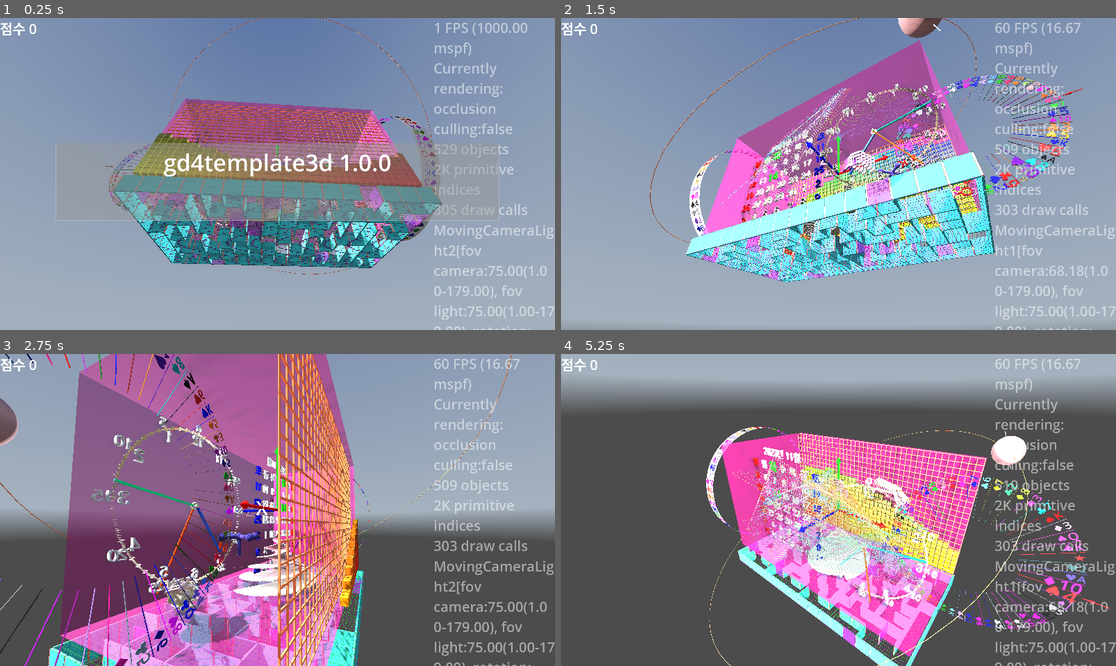
Above: before the commit, frames 1-4 (two rows, left to right).
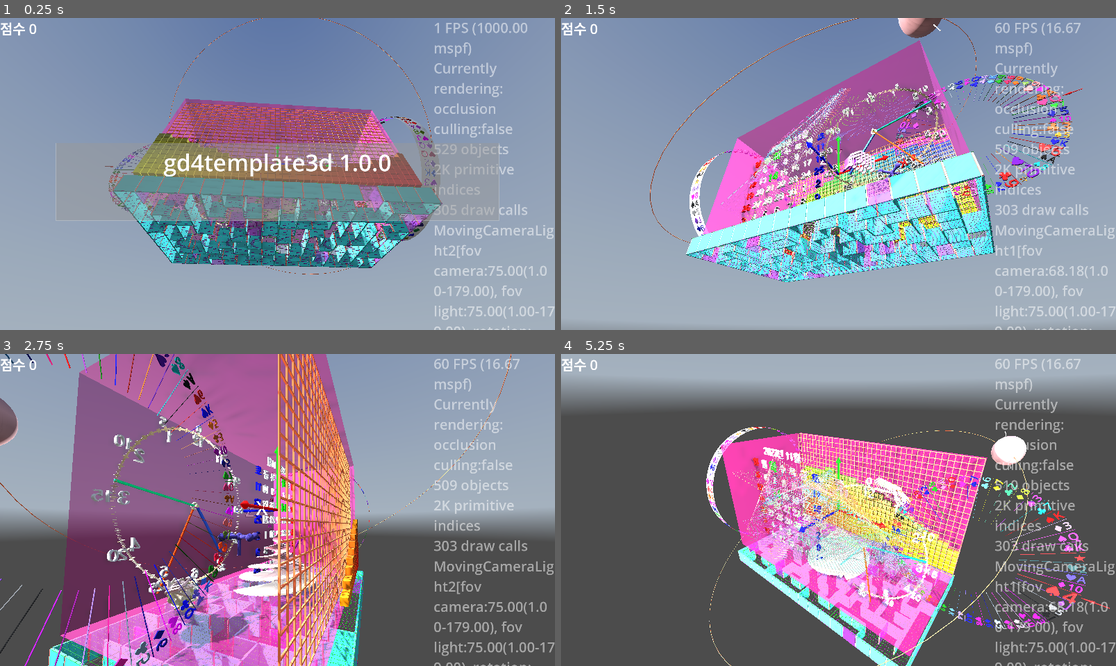
Above: after the commit, the same moments.

Repository: kasworld/gd4template3d
Game: Godot game, scene res://main.tscn
Two runs of this game, one before a commit and one after it. Both use one fixed random seed, a clock stepped at 60 frames per second and the inputs below. A sky picture missing from this copy of the repository is replaced by a grey-blue gradient.
Inputs (mouse positions are in pixels of both pictures, inside the frame that each line leads up to):
- Up to frame 1 (0.25 s): no input
- Up to frame 2 (1.5 s): tap Enter at 0.5, 0.6 s; move the mouse to (960, 158) at 0.52 s; click (960, 158) at 0.67 s; move the mouse to (727, 189) at 1.27 s; tap Delete at 1.35 s; click (727, 189) at 1.42 s
- Up to frame 3 (2.75 s): move the mouse to (333, 441) at 2.02 s; tap Enter at 2.1 s; click (333, 441) at 2.17 s
- Up to frame 4 (5.25 s): move the mouse to (810, 572) at 2.77 s; tap Delete at 2.85, 4.35 s; click (810, 572) at 2.92 s; move the mouse to (1005, 556) at 3.52 s; tap Enter at 3.6, 5.1 s; click (1005, 556) at 3.67 s; move the mouse to (672, 463) at 4.27 s; click (672, 463) at 4.42 s; move the mouse to (866, 510) at 5.02 s; click (866, 510) at 5.17 s

The runs differ from the first frame. In frame 1, less than 0.1% of the frame differs, in the area x 19-39%, y 38-62%; in frame 2, 1.0%, in the area x 56-92%, y 18-81%; in frame 3, 0.5%; in frame 4, 0.4%.

Commit message:
update RouletteCell

Diff:
--- a/roulette/roulette_cell/roulette_cell.gd
+++ b/roulette/roulette_cell/roulette_cell.gd
@@ -22,10 +22,10 @@
 
 	$"시작선".mesh.size = Vector3(반지름*(선끝비 - 선시작비), 깊이, 깊이 /10)
 	#$"글씨".mesh.font = Global3d.font
-	$"글씨".mesh.depth = 깊이/2
+	$"글씨".mesh.depth = 깊이
 	$"글씨".mesh.horizontal_alignment = HorizontalAlignment.HORIZONTAL_ALIGNMENT_RIGHT
 	$"글씨".rotation = Vector3(-PI/2,0,-PI/2)
-	$"글씨".position = Vector3(0, 깊이/4, 반지름)
+	$"글씨".position = Vector3(0, 깊이/2, 반지름)
 	색깔바꾸기(색깔a)
 	글내용바꾸기(글내용a)
 	칸rad바꾸기(각도a)
@@ -51,7 +51,7 @@
 	$"글씨".mesh.pixel_size = 반지름 *sin(칸rad) *0.05
 
 func 강조상태켜기() -> void:
-	if 강조중:
+	if $AnimationPlayer.is_playing():
 		return
 	강조중 = true
 	#$"글씨".scale.x = 2.0
@@ -63,5 +63,8 @@
 	$AnimationPlayer.play("글씨강조끄기")
 
 func _on_animation_player_animation_finished(anim_name: StringName) -> void:
-	if anim_name == "글씨강조":
-		강조상태끄기.call_deferred()
+	match anim_name:
+		"글씨강조":
+			강조상태끄기.call_deferred()
+		"글씨강조끄기":
+			pass
